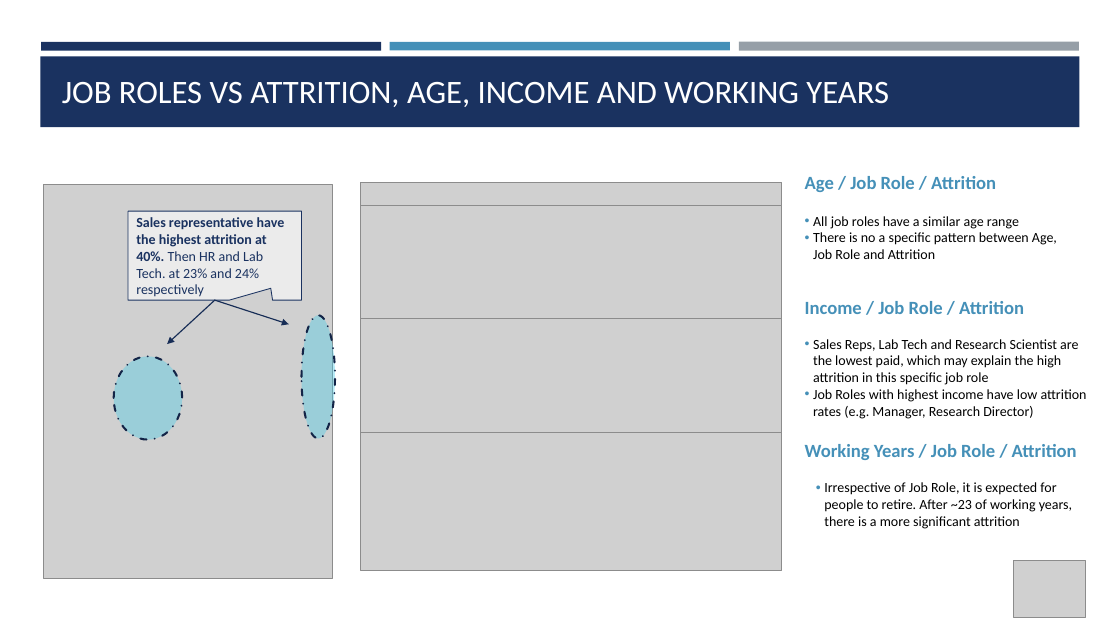
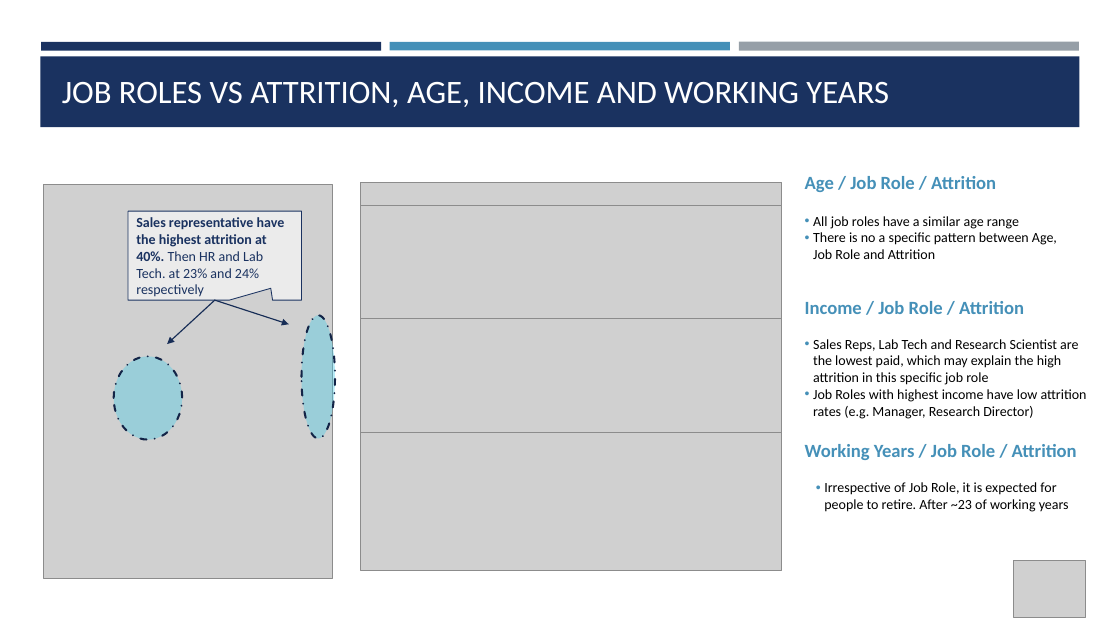
Before and after one commit to jainhsuya/msds.6306.case.study.2, a slide deck: slide 7 of Case Study 2.pptx. Drawn at 1120x630 pixels with LibreOffice and Linux fonts; fonts in the diff are those of the drawing; grey boxes stand for pictures. Boxes give left, top, right and bottom in pixels: in the first picture for what was removed or moved away, otherwise in the second. Text is boxed around its words. In the diff, an @@ line names an element or a change of style, - is before the commit and + after.

```diff
--- a/Case Study 2.pptx
+++ b/Case Study 2.pptx
@@ text at (824,482,1069,512): text changed @@
-• Irrespective of Job Role, it is expected for people to retire. After ~23 of working years, there is a more significant attrition
+• Irrespective of Job Role, it is expected for people to retire. After ~23 of working years
```
Also in this commit, not shown: 2 other slides changed.
